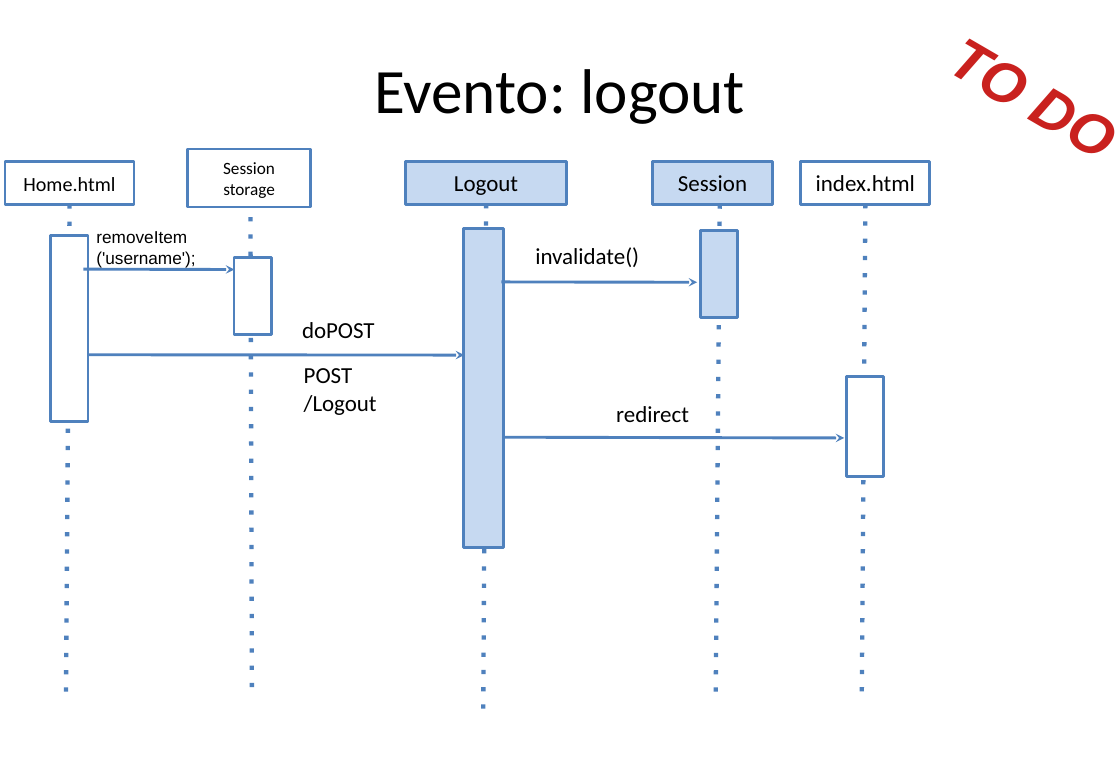
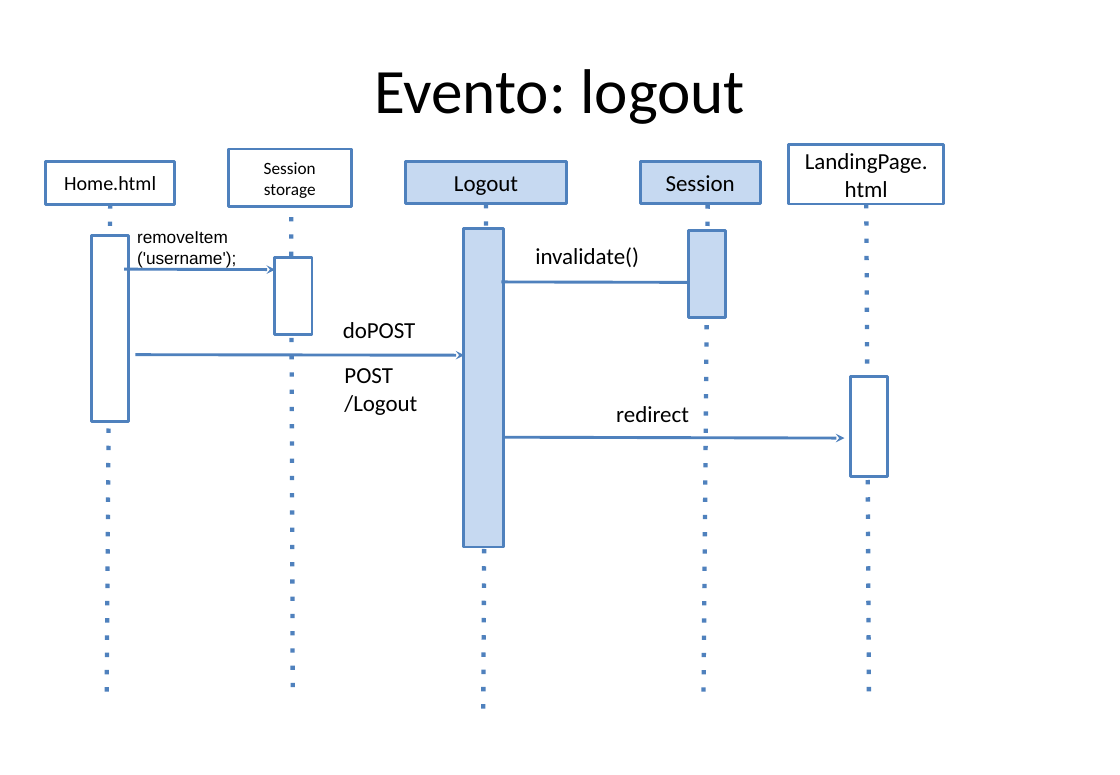
Before and after one commit to lucanotluka/Tecnologie-Informatiche-per-il-Web_-_Rich-Internet-Application, a slide deck: slide 20 of TIW-GruppiRIA.pptx (slide 22 before the commit). Drawn at 1120x775 pixels with LibreOffice and Linux fonts; fonts in the diff are those of the drawing. Boxes give left, top, right and bottom in pixels: in the first picture for what was removed or moved away, otherwise in the second. Text is boxed around its words. In the diff, an @@ line names an element or a change of style, - is before the commit and + after.

```diff
--- a/TIW-GruppiRIA.pptx
+++ b/TIW-GruppiRIA.pptx
@@ text removed at <box>945,38,1101,150</box> @@
-TO DO
@@ rectangle "LandingPage.html": place and size @@
-rectangle "LandingPage.html" at <box>801,161,931,204</box>
+rectangle "LandingPage.html" at <box>789,145,944,205</box>
@@ rectangle "Session": place and size @@
-rectangle "Session" at <box>653,161,773,204</box>
+rectangle "Session" at <box>640,161,760,204</box>
@@ text in rectangle at <box>805,153,928,197</box>: text changed @@
-index.html
+LandingPage.html
@@ 4 rectangles, 3 texts, 2 lines, 1 arrow: place and size @@
-4 rectangles, 3 texts, 2 lines, 1 arrow at <box>5,149,377,696</box>
+4 rectangles, 3 texts, 2 lines, 1 arrow at <box>46,149,417,697</box>
@@ line moved from (720, 205) - (716, 696) to (707, 205) - (703, 696) @@
@@ line moved from (866, 205) - (862, 696) to (867, 204) - (869, 698) @@
@@ rectangle: place and size @@
-rectangle at <box>701,231,738,317</box>
+rectangle at <box>689,231,726,317</box>
@@ arrow moved from (88, 355) - (464, 356) to (135, 355) - (464, 356) @@
@@ rectangle: place and size @@
-rectangle at <box>847,376,884,477</box>
+rectangle at <box>851,376,888,477</box>
```
Also in this commit, not shown: 6 other slides changed, 3 slides added, 6 slides removed, 3 other files.
